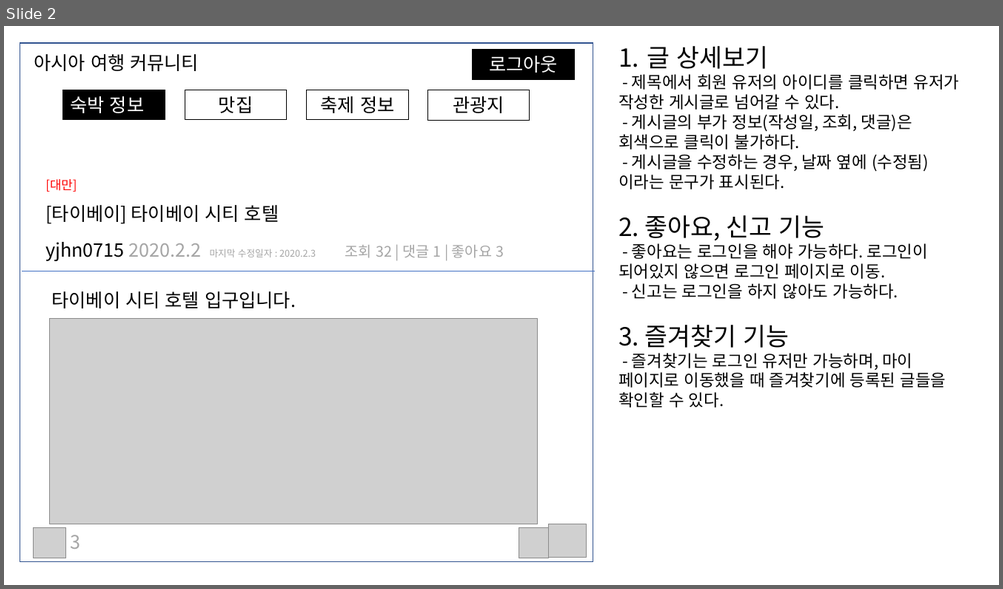
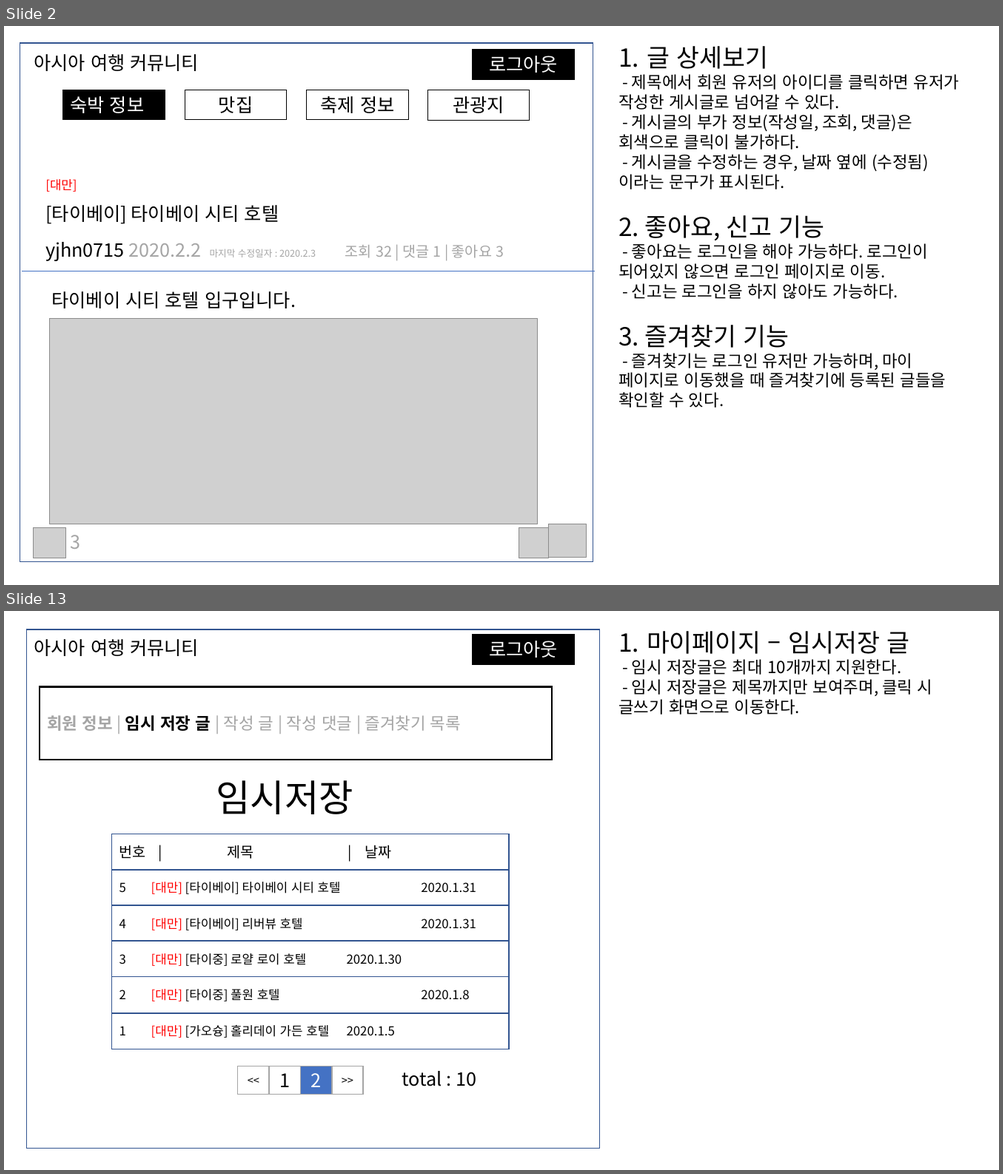
Before and after one commit to pjok1122/travel-community, a slide deck: 화면 기획서.pptx. Shown one above the other, each under a label of ours: slide 2 before the commit, slides 2 and 13 after it; the slides between them are not shown. The pictures are 1003x589 and 1003x1174 pixels, drawn with LibreOffice and Linux fonts; fonts in the diff are those of the drawing; grey boxes stand for pictures. Boxes give left, top, right and bottom in pixels: in the first picture for what was removed or moved away, otherwise in the second. Text is boxed around its words. In the diff, an @@ line names an element or a change of style, - is before the commit and + after.

```diff
--- a/화면 기획서.pptx
+++ b/화면 기획서.pptx
@@ slide 13 added at [4,611,999,1170], background #FFFFFF @@
@@ rectangle added at [26,629,600,1149], fill #FFFFFF, outline #325491 1 pt @@
@@ text added at [618,631,933,715], 16 pt, text #000000 @@
+1. 마이페이지 – 임시저장 글
+- 임시 저장글은 최대 10개까지 지원한다.
+- 임시 저장글은 제목까지만 보여주며, 클릭 시 글쓰기 화면으로 이동한다.
@@ text added at [34,639,199,656], 18 pt, text #000000 @@
+아시아 여행 커뮤니티
@@ rectangle added at [472,634,575,664], fill #000000, outline #000000 0.75 pt, 18 pt, text #FFFFFF @@
+로그아웃
@@ rectangle added at [40,687,552,760], outline #000000 1.5 pt, 16 pt, text #A5A5A5 @@
+회원 정보 | 임시 저장 글 | 작성 글 | 작성 댓글 | 즐겨찾기 목록
@@ text added at [216,780,353,815], 36 pt, text #000000 @@
+임시저장
@@ rectangle added at [111,834,509,870], outline #325491 1 pt, 14 pt, text #000000 @@
+번호 | 제목 | 날짜
@@ rectangle added at [111,870,509,906], outline #325491 1 pt, 12 pt, text #000000 @@
+5 [대만] [타이베이] 타이베이 시티 호텔 2020.1.31
@@ rectangle added at [111,906,509,942], outline #325491 1 pt, 12 pt, text #000000 @@
+4 [대만] [타이베이] 리버뷰 호텔 2020.1.31
@@ rectangle added at [111,941,509,977], outline #325491 1 pt, 12 pt, text #000000 @@
+3 [대만] [타이중] 로얄 로이 호텔 2020.1.30
@@ rectangle added at [111,977,509,1013], outline #325491 1 pt, 12 pt, text #000000 @@
+2 [대만] [타이중] 풀원 호텔 2020.1.8
@@ rectangle added at [111,1014,509,1050], outline #325491 1 pt, 12 pt, text #000000 @@
+1 [대만] [가오슝] 홀리데이 가든 호텔 2020.1.5
@@ rectangle added at [238,1066,269,1094], outline #A5A5A5 1 pt, 10.5 pt, text #000000 @@
+<<
@@ rectangle added at [269,1066,300,1094], outline #A5A5A5 1 pt, 18 pt, text #000000 @@
+1
@@ rectangle added at [301,1066,333,1094], fill #4472C4, outline #A5A5A5 1 pt, 18 pt, text #FFFFFF @@
+2
@@ rectangle added at [332,1066,363,1094], outline #A5A5A5 1 pt, 10.5 pt, text #000000 @@
+>>
@@ text added at [402,1071,476,1087], 18 pt, text #000000 @@
+total : 10
```
Also in this commit, not shown: 4 slides changed, 6 other slides added.
